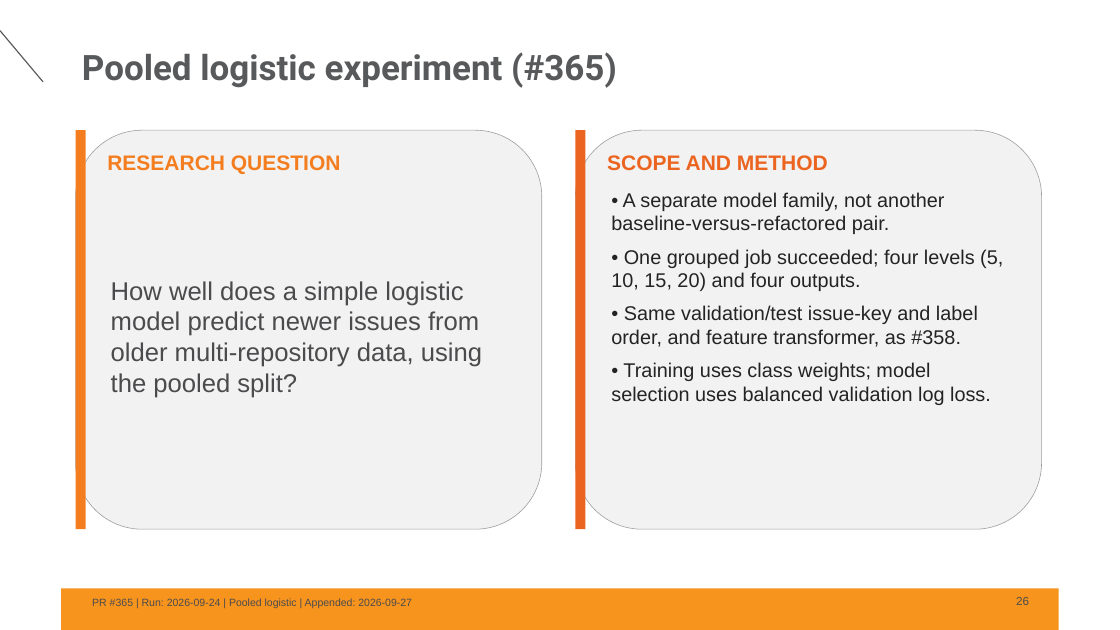
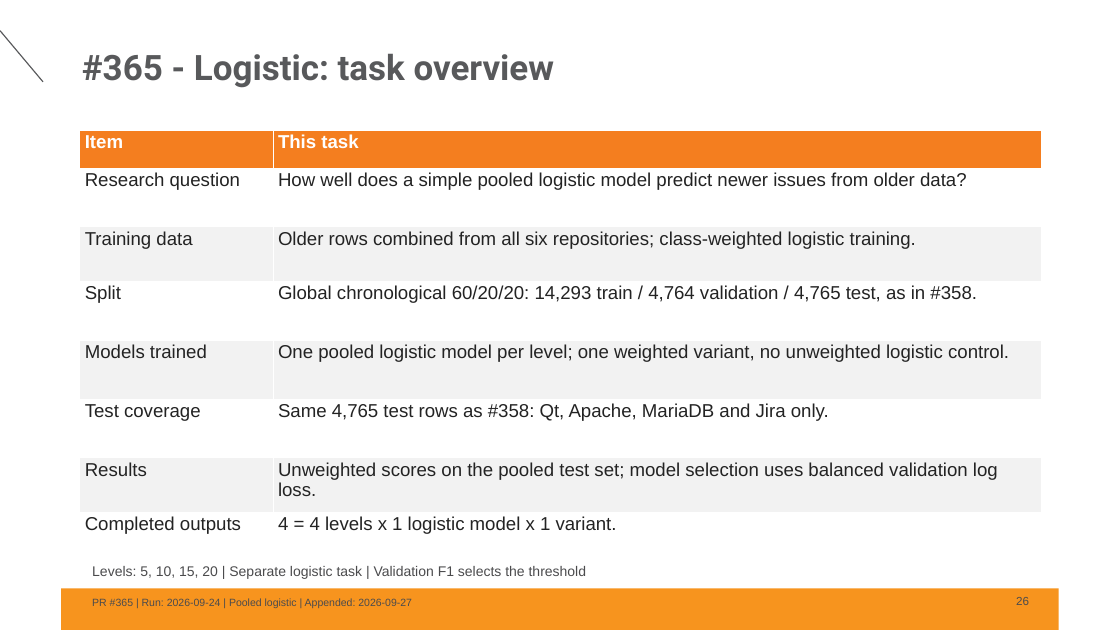
Before and after one commit to yakovelmaleh/Master, a slide deck: slide 26 of Tasks/sprint-data-analysis-summary/results/Master-Sprint-Summary-2026-09-24.pptx. Drawn at 1120x630 pixels with LibreOffice and Linux fonts; fonts in the diff are those of the drawing; background and template pictures are left out. Boxes give left, top, right and bottom in pixels: in the first picture for what was removed or moved away, otherwise in the second. Text is boxed around its words. In the diff, an @@ line names an element or a change of style, - is before the commit and + after.

```diff
--- a/Tasks/sprint-data-analysis-summary/results/Master-Sprint-Summary-2026-09-24.pptx
+++ b/Tasks/sprint-data-analysis-summary/results/Master-Sprint-Summary-2026-09-24.pptx
@@ title at box(82, 53, 554, 88): text changed @@
-Pooled logistic experiment (#365)
+#365 - Logistic: task overview
@@ rounded rectangle removed at box(76, 130, 542, 529) @@
@@ rectangle removed at box(76, 130, 86, 529) @@
@@ table added at box(80, 130, 1042, 550), 8 rows, 2 columns @@
+Item | This task
+Research question | How well does a simple pooled logistic model predict newer issues from older data?
+Training data | Older rows combined from all six repositories; class-weighted logistic training.
+Split | Global chronological 60/20/20: 14,293 train / 4,764 validation / 4,765 test, as in #358.
+Models trained | One pooled logistic model per level; one weighted variant, no unweighted logistic control.
+Test coverage | Same 4,765 test rows as #358: Qt, Apache, MariaDB and Jira only.
+Results | Unweighted scores on the pooled test set; model selection uses balanced validation log loss.
+Completed outputs | 4 = 4 levels x 1 logistic model x 1 variant.
@@ rounded rectangle removed at box(576, 130, 1042, 529) @@
@@ rectangle removed at box(576, 130, 586, 529) @@
@@ text removed at box(107, 155, 341, 174) @@
-RESEARCH QUESTION
@@ text removed at box(607, 155, 828, 170) @@
-SCOPE AND METHOD
@@ text removed at box(611, 192, 1003, 405) @@
-• A separate model family, not another baseline-versus-refactored pair.
-• One grouped job succeeded; four levels (5, 10, 15, 20) and four outputs.
-• Same validation/test issue-key and label order, and feature transformer, as #358.
-• Training uses class weights; model selection uses balanced validation log loss.
@@ text removed at box(111, 281, 482, 398) @@
-How well does a simple logistic model predict newer issues from older multi-repository data, using the pooled split?
@@ text added at box(92, 566, 586, 579), 12 pt, text #4B4B4D @@
+Levels: 5, 10, 15, 20 | Separate logistic task | Validation F1 selects the threshold
```
Also in this commit, not shown: 3 other slides changed, 1 slide removed, 1 other file.
